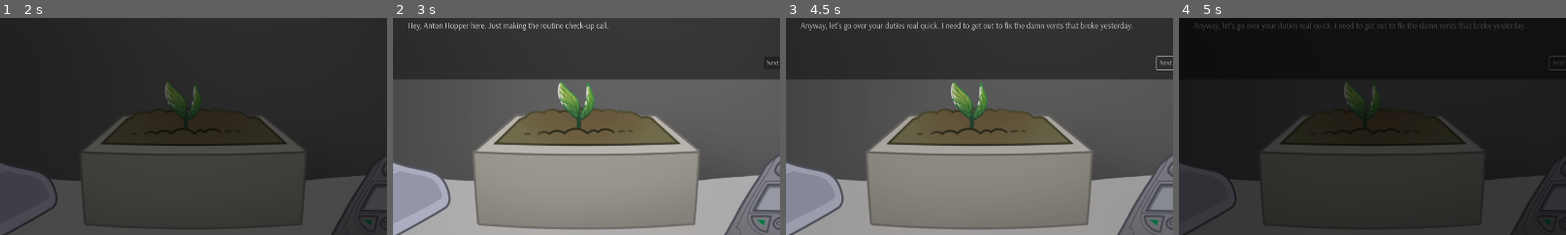
Above: before the commit, frames 1-4 (left to right).
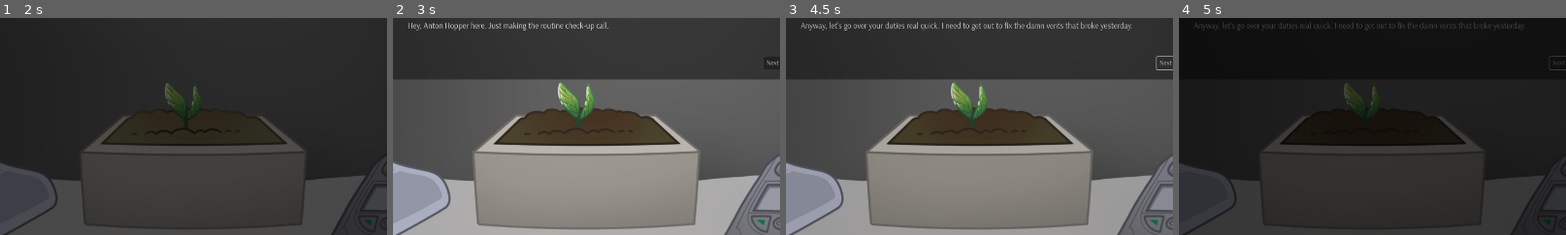
Above: after the commit, the same moments.

Repository: gringames/fem-devs-jam-24
Game: Godot game, scene res://menus/main_menu.tscn
Same seed, same stepped clock (60 frames per second), same inputs: the game is played once before the commit and once after it. Sound files missing from this copy of the repository are replaced by a short silence.
Inputs (mouse positions are % of the whole screen's width and height, from its top left):
- Up to frame 1 (2 s): move the mouse to (51, 73) at 0.52 s; click (51, 73) at 0.6 s; move the mouse to (94, 27) at 1.27 s; click (94, 27) at 1.35 s
- Up to frame 2 (3 s): move the mouse to (51, 50) at 2.02 s; click (51, 50) at 2.1 s; move the mouse to (77, 81) at 2.77 s; click (77, 81) at 2.85 s
- Up to frame 3 (4.5 s): click "Next" at 3.5 s; click "Next" at 4.25 s
- Up to frame 4 (5 s): no input
The pictures show only the part of the screen within x 26-76%, y 39-89%; the shares and areas given below are measured in that part.

Frame 1 is identical in both runs. In frame 2, 5.5% of the frame differs, in the area x 26-74%, y 41-59%; in frame 3, 5.4%; in frame 4, less than 0.1%.

Commit message:
use shorter water sound

Diff:
--- a/femdevsjam24/Features/Plant/plant.gd
+++ b/femdevsjam24/Features/Plant/plant.gd
@@ -3,21 +3,35 @@
 
 @export_category("{Pot,Seed, Sapling, Little, Medium, Big, Blossom,	Withered}")
 @export var plant_state_images: Array[Texture2D]
+@export var pot_dry: Texture2D
+@export var pot_wet: Texture2D
 
 signal clicked_plant
 
 var clickable: Clickable
 var plant_state: Plants.States = Plants.States.Pot
 var plant_visual: Sprite2D
+var pot_visual: Sprite2D
+var sfx: AudioStreamPlayer
 
 func _ready() -> void:
 	plant_visual = $PlantVisual
+	pot_visual = $PotVisual
 	clickable = $Clickable
+	sfx = $WateringSFXPlayer
 	clickable.connect("mouse_clicked_on_object", _on_clicked)
 
 
 func _on_clicked() -> void:
 	emit_signal("clicked_plant")
+	sfx.play()
+	_get_wet()
+
+func _get_wet():
+	pot_visual.texture = pot_wet
+
+func get_dry():
+	pot_visual.texture = pot_dry
 
 
 func grow() -> void:
--- a/femdevsjam24/Features/Plant/plant.tscn
+++ b/femdevsjam24/Features/Plant/plant.tscn
@@ -10,10 +10,14 @@
 [ext_resource type="Texture2D" uid="uid://crpleayhvrcs2" path="res://Art/Plant/5_Plant_Day_5.png" id="7_s4adr"]
 [ext_resource type="Texture2D" uid="uid://dkrb4kwyj336g" path="res://Art/Plant/6_Plant_Day_6.png" id="8_74oxc"]
 [ext_resource type="Texture2D" uid="uid://bukk0fcbnjtao" path="res://Art/Plant/7_Withered.png" id="9_wec8e"]
+[ext_resource type="Texture2D" uid="uid://cvcwlfcflbqq0" path="res://Art/Plant/0_Pot_Wet.png" id="10_7mr2u"]
+[ext_resource type="AudioStream" uid="uid://vfbj25dr5kcf" path="res://Sounds/Watering the plant Short.wav" id="12_fyvq5"]
 
 [node name="Plant" type="Node2D"]
 script = ExtResource("1_cwib7")
 plant_state_images = Array[Texture2D]([ExtResource("2_7am0f"), ExtResource("3_sa75d"), ExtResource("4_3t1oi"), ExtResource("5_5wgwu"), ExtResource("6_wimh5"), ExtResource("7_s4adr"), ExtResource("8_74oxc"), ExtResource("9_wec8e")])
+pot_dry = ExtResource("2_7am0f")
+pot_wet = ExtResource("10_7mr2u")
 
 [node name="PotVisual" type="Sprite2D" parent="."]
 position = Vector2(7.62939e-06, 7.62939e-06)
@@ -26,3 +30,6 @@
 position = Vector2(0, -9.53674e-07)
 scale = Vector2(30.2349, 48.5348)
 visuals = [NodePath("../PotVisual"), NodePath("../PlantVisual")]
+
+[node name="WateringSFXPlayer" type="AudioStreamPlayer" parent="."]
+stream = ExtResource("12_fyvq5")
--- a/femdevsjam24/Features/day_cycle/day_manager.gd
+++ b/femdevsjam24/Features/day_cycle/day_manager.gd
@@ -244,6 +244,7 @@
 
 func _end_day() -> void:
 	next_day_button.active = false
+	phone._stop_ringing()
 
 	current_day += 1
 	sfx.play()
@@ -269,6 +270,7 @@
 func _handle_day() -> void:
 	if has_tent_today[current_day - 1]:
 		plant.grow()
+	plant.get_dry()
 
 	var current_calls: Array = day_info[current_day][calls_key]
 	if _is_call_happening_today(current_calls):
Not shown: 1 places in femdevsjam24/Features/Plant/plant.tscn that only renumber resources
Not shown, added: femdevsjam24/Sounds/Watering the plant Short.wav.import
Not shown, added: femdevsjam24/Sounds/Watering the plant Short.wav
